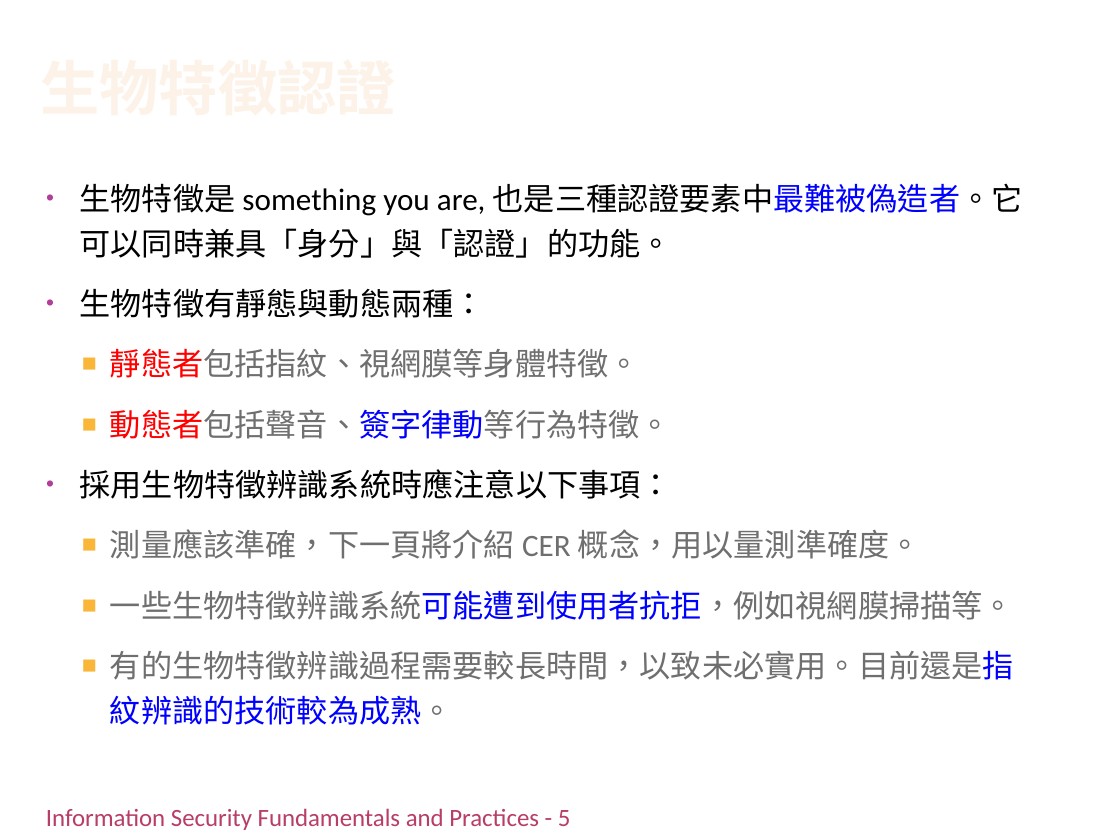
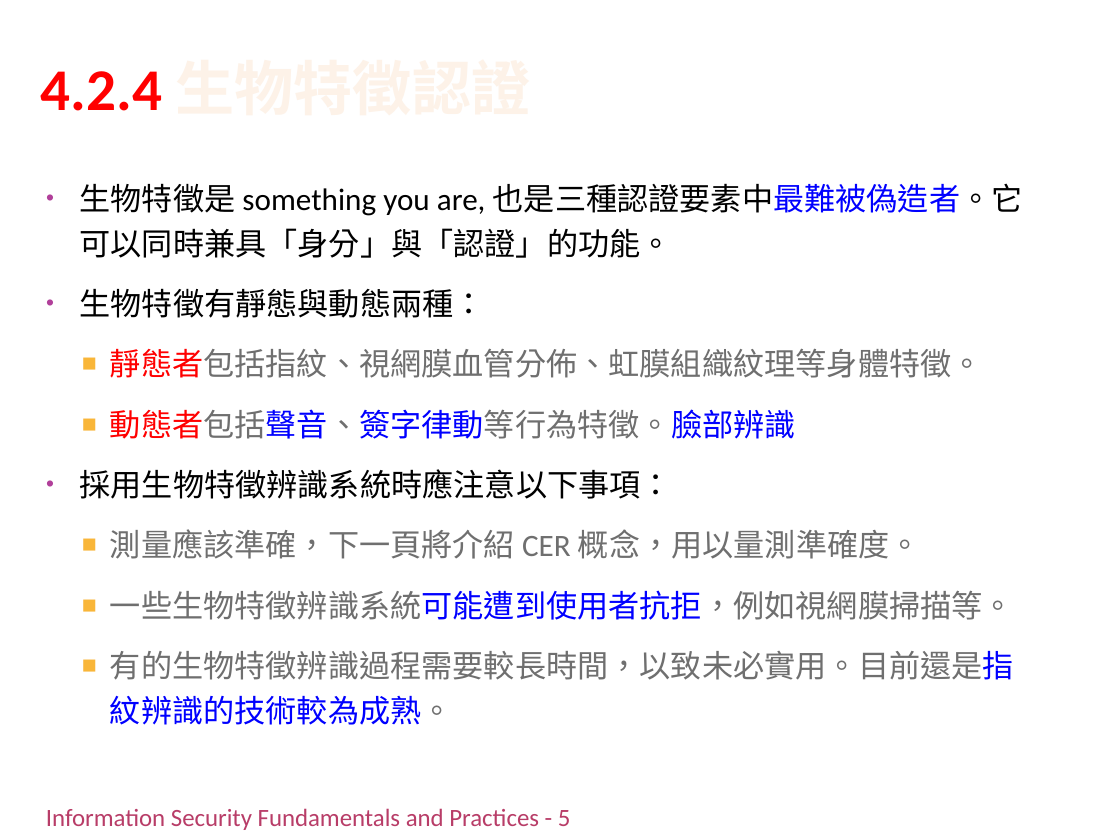
Before and after one commit to chih-chengwu/Information-Security-Markdown, a slide deck: slide 26 of 副本/Ch4_認證授權與存取控制(潘天佑的第5章).pptx. Drawn at 1120x840 pixels with LibreOffice and Linux fonts; fonts in the diff are those of the drawing; background and template pictures are left out. Boxes give left, top, right and bottom in pixels: in the first picture for what was removed or moved away, otherwise in the second. Text is boxed around its words. In the diff, an @@ line names an element or a change of style, - is before the commit and + after.

```diff
--- a/副本/Ch4_認證授權與存取控制(潘天佑的第5章).pptx
+++ b/副本/Ch4_認證授權與存取控制(潘天佑的第5章).pptx
@@ title at [41,71,162,111]: text changed @@
-生物特徵認證
+4.2.4 生物特徵認證
@@ text at [110,349,983,439]: text changed @@
-  ■ 靜態者包括指紋、視網膜等身體特徵。
-  ■ 動態者包括聲音、簽字律動等行為特徵。
+  ■ 靜態者包括指紋、視網膜血管分佈、虹膜組織紋理等身體特徵。
+  ■ 動態者包括聲音、簽字律動等行為特徵。臉部辨識
```
Also in this commit, not shown: 16 other slides changed.
